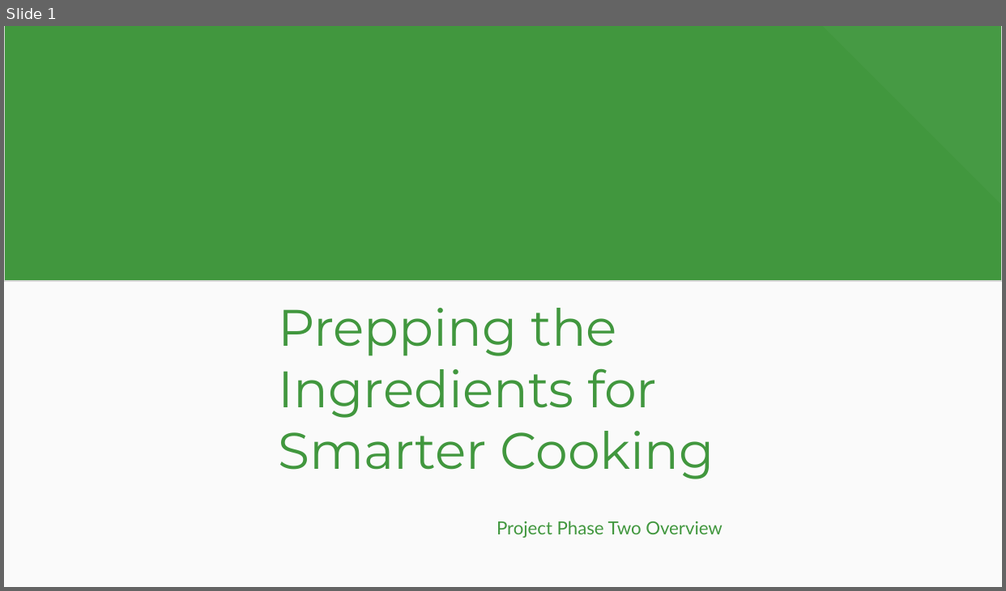
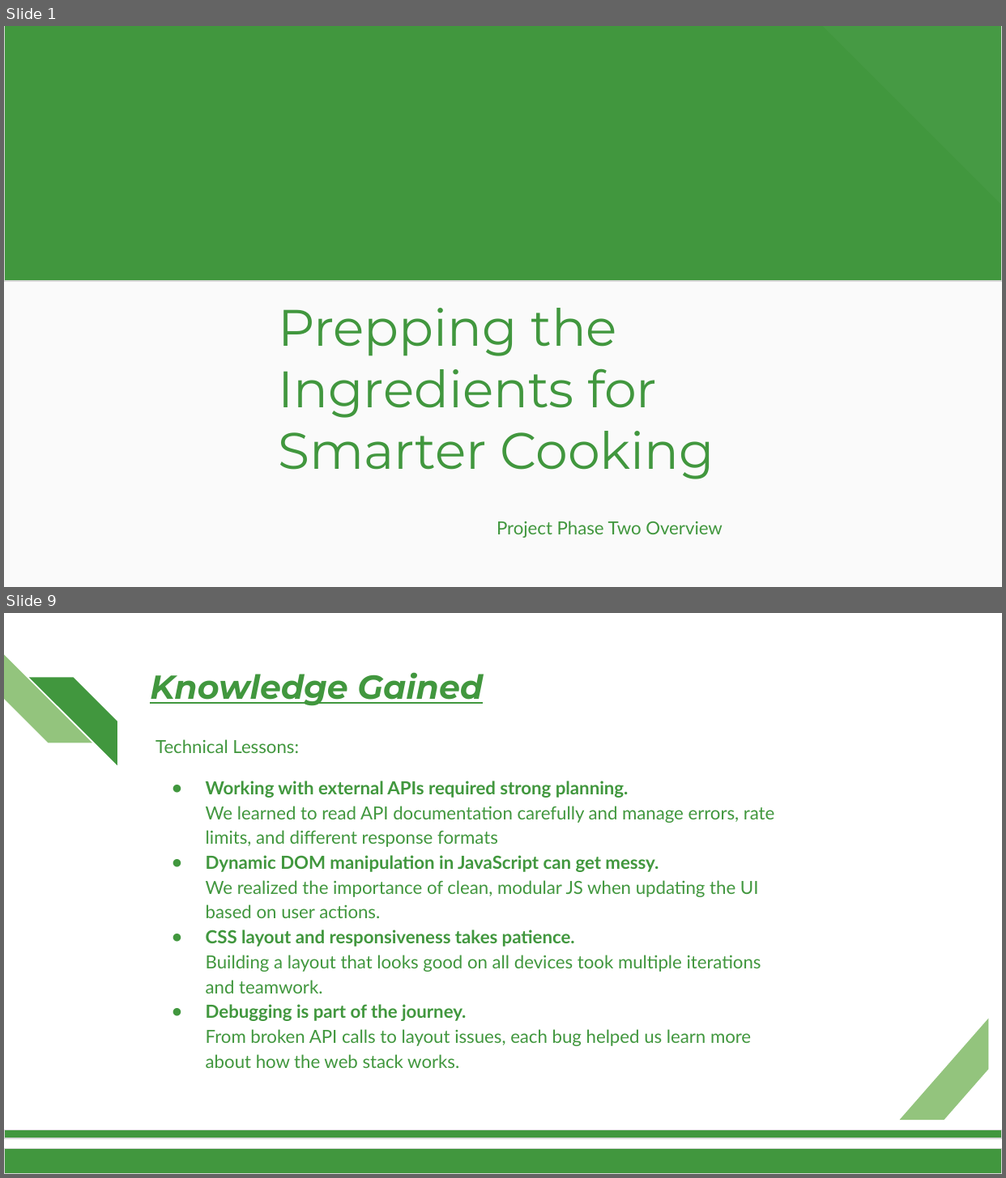
Before and after one commit to shippadam25/MealMind, a slide deck: Documents/Phase 2/ProjectPhase2.pptx. Shown one above the other, each under a label of ours: slide 1 before the commit, slides 1 and 9 after it; the slides between them are not shown. The pictures are 1006x591 and 1006x1178 pixels, drawn with LibreOffice and Linux fonts; fonts in the diff are those of the drawing; background and template pictures are left out. Boxes give left, top, right and bottom in pixels: in the first picture for what was removed or moved away, otherwise in the second. Text is boxed around its words. In the diff, an @@ line names an element or a change of style, - is before the commit and + after.

```diff
--- a/Documents/Phase 2/ProjectPhase2.pptx
+++ b/Documents/Phase 2/ProjectPhase2.pptx
@@ slide 9 added at [4, 613, 1002, 1174], background #FFFFFF @@
@@ diag stripe added at [4, 655, 91, 743], fill #93C47D @@
@@ diag stripe added at [29, 677, 117, 764], fill #41973E @@
@@ title added at [150, 672, 483, 706], 24 pt, text #41973E, bold, italic, underline @@
+Knowledge Gained
@@ text added at [155, 739, 774, 1068], 13 pt, text #41973E @@
+Technical Lessons:
+● Working with external APIs required strong planning.
+  We learned to read API documentation carefully and manage errors, rate limits, and different response formats
+● Dynamic DOM manipulation in JavaScript can get messy.
+  We realized the importance of clean, modular JS when updating the UI based on user actions.
+● CSS layout and responsiveness takes patience.
+  Building a layout that looks good on all devices took multiple iterations and teamwork.
+● Debugging is part of the journey.
+  From broken API calls to layout issues, each bug helped us learn more about how the web stack works.
@@ diag stripe added at [900, 1019, 988, 1120], fill #93C47D @@
@@ rectangle added at [4, 1130, 1002, 1139], fill #41973E, outline #D9D9D9 0.75 pt @@
@@ rectangle added at [4, 1149, 1002, 1174], fill #41973E, outline #D9D9D9 0.75 pt @@
```
Also in this commit, not shown: 5 slides changed, 3 other slides added, 4 slides removed.
